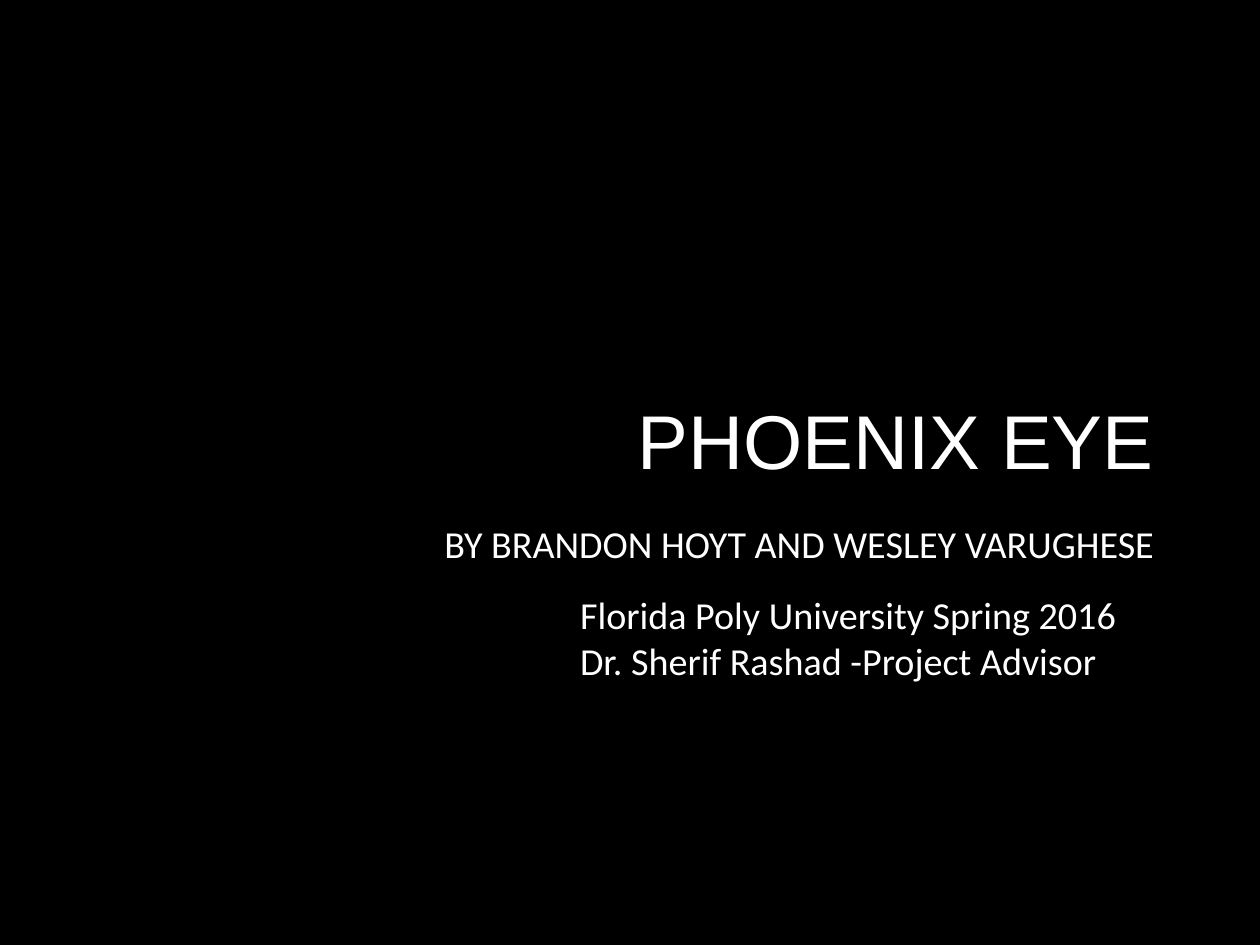
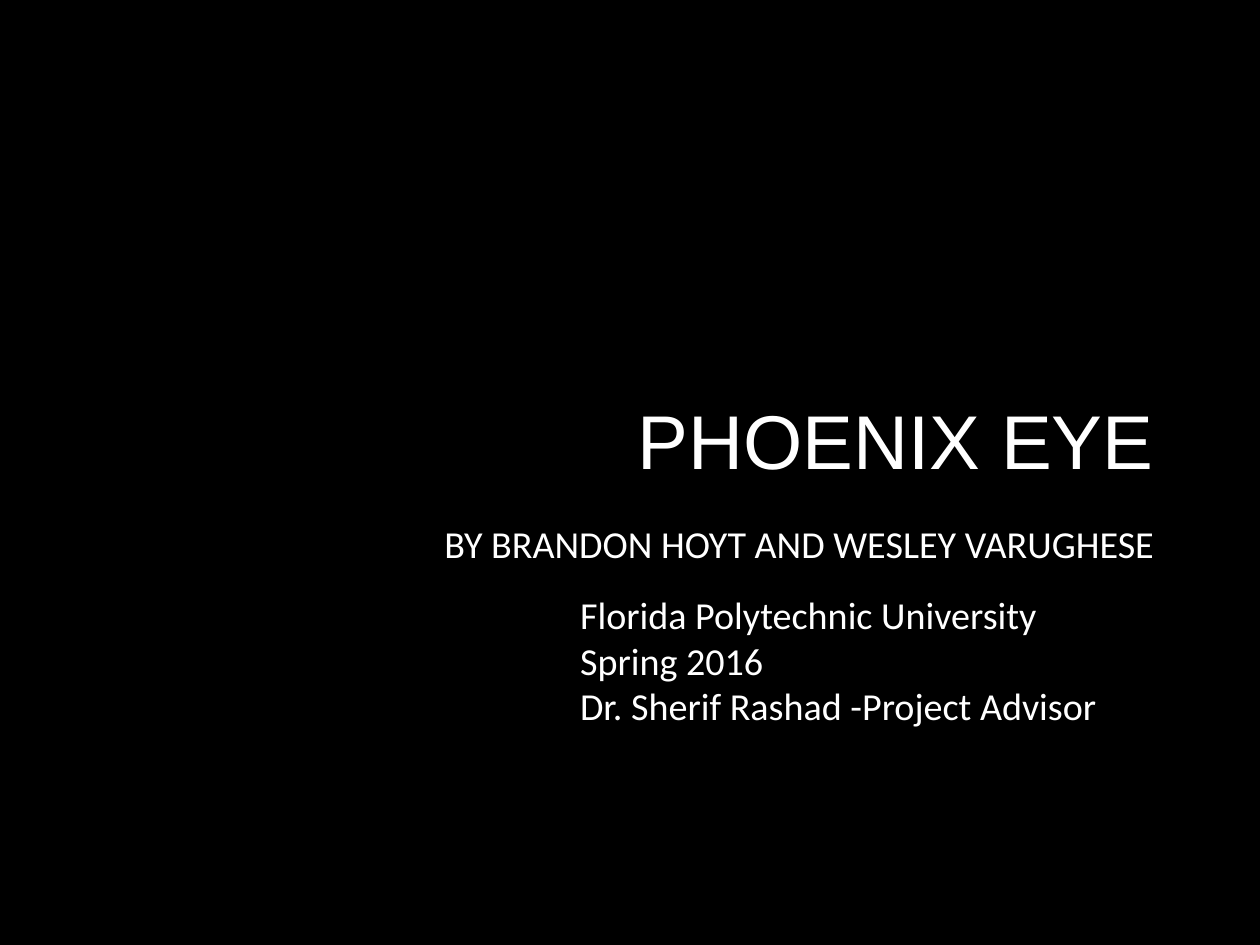
Before and after one commit to qrprat77/https---github.com-qrprat77-Biology_project, a slide deck: slide 1 of Resource/Bio_Presentation.pptx. Drawn at 1260x945 pixels with LibreOffice and Linux fonts; fonts in the diff are those of the drawing; background and template pictures are left out. Boxes give left, top, right and bottom in pixels: in the first picture for what was removed or moved away, otherwise in the second. Text is boxed around its words. In the diff, an @@ line names an element or a change of style, - is before the commit and + after.

```diff
--- a/Resource/Bio_Presentation.pptx
+++ b/Resource/Bio_Presentation.pptx
@@ text at (580,602,1036,682): text changed @@
-Florida Poly University Spring 2016
+Florida Polytechnic University Spring 2016
```
Also in this commit, not shown: 2 other slides changed.
